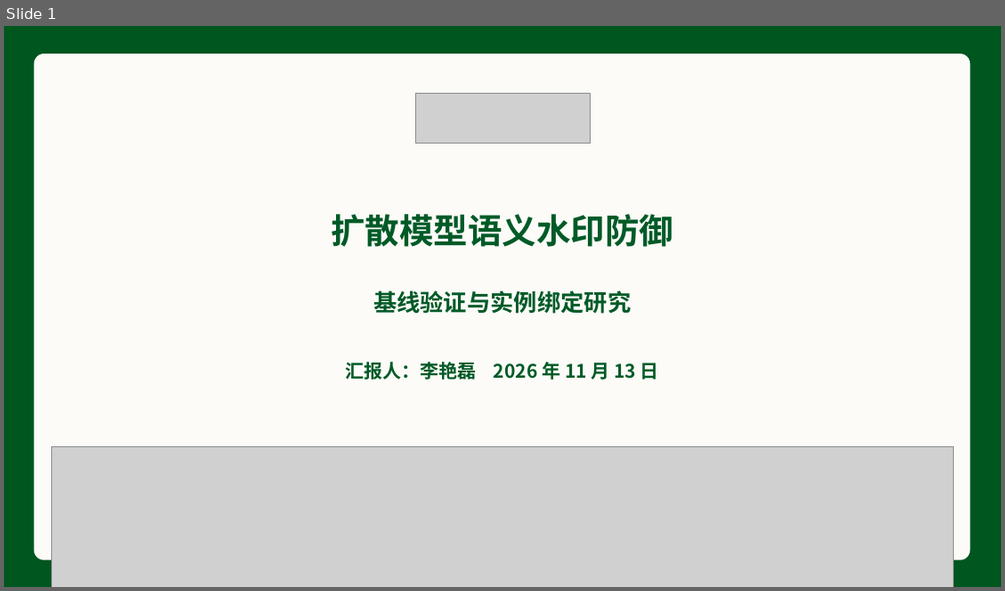
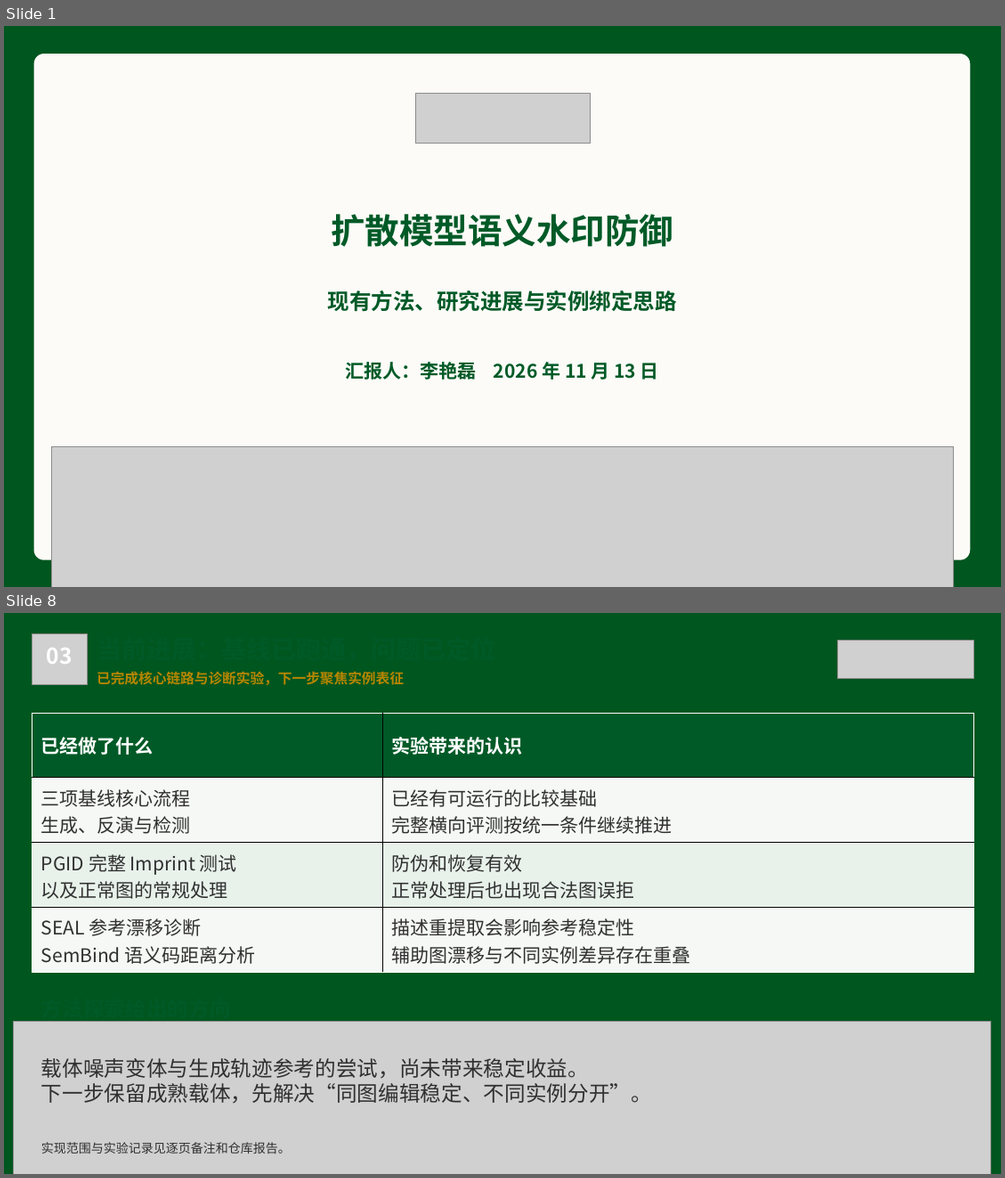
Before and after one commit to lylei5/watermark2, a slide deck: presentations/defense_briefing_20261113/output/语义水印防御研究汇报_中山大学_20261113.pptx. Shown one above the other, each under a label of ours: slide 1 before the commit, slides 1 and 8 after it; the slides between them are not shown. The pictures are 1005x591 and 1005x1178 pixels, drawn with LibreOffice and Linux fonts; fonts in the diff are those of the drawing; grey boxes stand for pictures; background and template pictures are left out. Boxes give left, top, right and bottom in pixels: in the first picture for what was removed or moved away, otherwise in the second. Text is boxed around its words. In the diff, an @@ line names an element or a change of style, - is before the commit and + after.

```diff
--- a/presentations/defense_briefing_20261113/output/语义水印防御研究汇报_中山大学_20261113.pptx
+++ b/presentations/defense_briefing_20261113/output/语义水印防御研究汇报_中山大学_20261113.pptx
@@ slide 8 added at (x1=4, y1=613, x2=1001, y2=1174), background gradient #00561F @@
@@ picture added at (x1=32, y1=634, x2=87, y2=685) @@
@@ text added at (x1=47, y1=648, x2=73, y2=664), 21 pt, text #FFFFFF, bold @@
+03
@@ picture added at (x1=838, y1=640, x2=974, y2=679) @@
@@ text added at (x1=97, y1=671, x2=404, y2=685), 13.5 pt, text #B78600, bold @@
+已完成核心链路与诊断实验，下一步聚焦实例表征
@@ table added at (x1=32, y1=713, x2=975, y2=972), 4 rows, 2 columns @@
+已经做了什么 | 实验带来的认识
+三项基线核心流程 / 生成、反演与检测 | 已经有可运行的比较基础 / 完整横向评测按统一条件继续推进
+PGID 完整 Imprint 测试 / 以及正常图的常规处理 | 防伪和恢复有效 / 正常处理后也出现合法图误拒
+SEAL 参考漂移诊断 / SemBind 语义码距离分析 | 描述重提取会影响参考稳定性 / 辅助图漂移与不同实例差异存在重叠
@@ picture added at (x1=14, y1=1022, x2=991, y2=1174) @@
@@ text added at (x1=41, y1=1021, x2=231, y2=1022), 20.2 pt, text #005A27, bold @@
+方法探索给出的方向
@@ text added at (x1=41, y1=1058, x2=652, y2=1103), 20.2 pt, text #303030 @@
+载体噪声变体与生成轨迹参考的尝试，尚未带来稳定收益。
+下一步保留成熟载体，先解决“同图编辑稳定、不同实例分开”。
@@ text added at (x1=41, y1=1142, x2=291, y2=1153), 12 pt, text #303030 @@
+实现范围与实验记录见逐页备注和仓库报告。
@@ slide 1 changed as well @@
@@ text at (x1=328, y1=290, x2=677, y2=312): text changed; size 22.5 to 21 pt @@
-基线验证与实例绑定研究
+现有方法、研究进展与实例绑定思路
```
Also in this commit, not shown: 2 other slides changed, 6 other slides added, 7 slides removed, 7 other files.
